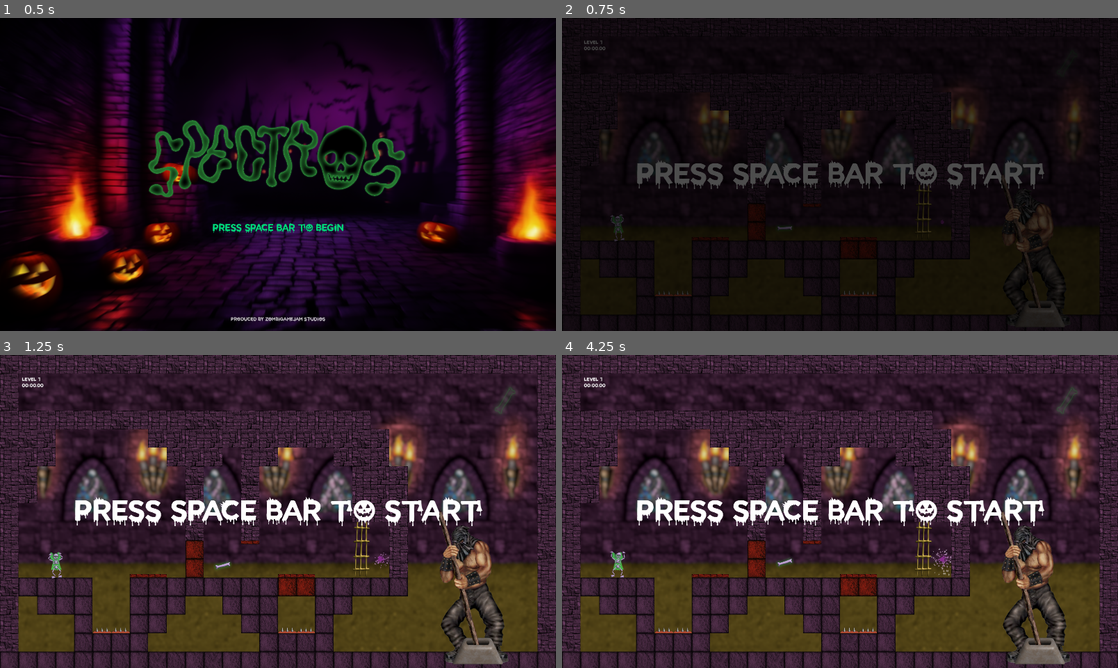
Above: before the commit, frames 1-4 (two rows, left to right).
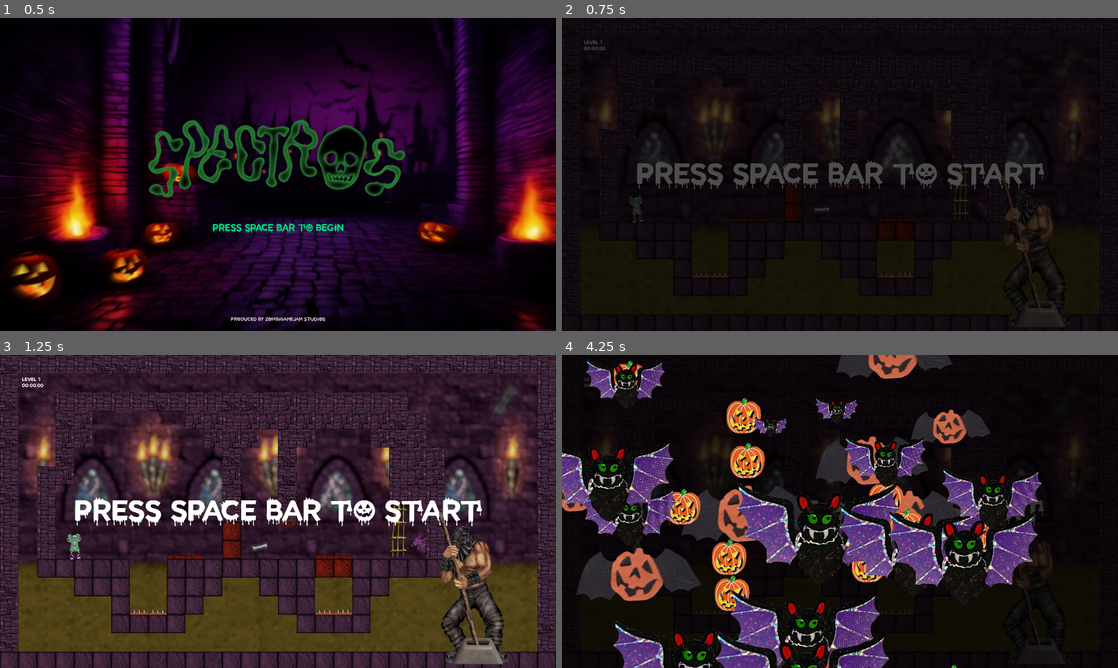
Above: after the commit, the same moments.

Repository: Drew-Wagner/Spectros
Game: Godot game, scene res://scenes/main_menu.tscn
Same seed, same stepped clock (60 frames per second), same inputs: the game is played once before the commit and once after it.
Inputs:
- Up to frame 1 (0.5 s): no input
- Up to frame 2 (0.75 s): click "PRESS SPACE BAR TO BEGIN" at 0.5 s
- Up to frame 3 (1.25 s): no input
- Up to frame 4 (4.25 s): tap Space (toggle) at 1.25, 1.35, 2.1, 2.85, 3.6 s

Frame 1 is identical in both runs. In frame 2, 1.6% of the frame differs, in the area x 3-80%, y 14-95%; in frame 3, 23%; in frame 4, 89%, in the area x 0-100%, y 0-100%.

Commit message:
Safe zones are now drawn in the editor!!
Also, renamed doors to 'Door' instead of 'PlatformX'

Diff:
--- a/project.godot
+++ b/project.godot
@@ -28,6 +28,10 @@
 window/stretch/mode="viewport"
 window/stretch/aspect="expand"
 
+[filesystem]
+
+import/blender/enabled=false
+
 [gui]
 
 theme/custom="res://halloween.tres"
--- a/scenes/elements/exit-door.tscn
+++ b/scenes/elements/exit-door.tscn
@@ -5,10 +5,10 @@
 [ext_resource type="Texture2D" uid="uid://bc1v0jnp7notl" path="res://materials/porte.png" id="3_imo73"]
 [ext_resource type="AudioStream" uid="uid://dmgbrbkd4wid2" path="res://sounds/LEVIER_GJ_FOL_Harrow_Open.wav" id="4_1t085"]
 
-[sub_resource type="RectangleShape2D" id="RectangleShape2D_2ws20"]
+[sub_resource type="RectangleShape2D" id="RectangleShape2D_th53p"]
 size = Vector2(65, 193)
 
-[node name="Platform" groups=["all_bones_collected_listeners"] instance=ExtResource("1_ydgs7")]
+[node name="Door" groups=["all_bones_collected_listeners"] instance=ExtResource("1_ydgs7")]
 script = ExtResource("2_66h2x")
 is_autonomous = false
 width = 1
--- a/scenes/levels/Level1.tscn
+++ b/scenes/levels/Level1.tscn
@@ -13,30 +13,21 @@
 [sub_resource type="RectangleShape2D" id="RectangleShape2D_emyvp"]
 size = Vector2(1792, 1024)
 
-[sub_resource type="RectangleShape2D" id="RectangleShape2D_wx1p3"]
-size = Vector2(384, 512)
-
 [node name="Level" type="Node2D"]
-position = Vector2(896, 512)
 script = ExtResource("1_n2mvg")
 
 [node name="LevelArea" type="Area2D" parent="."]
+visible = false
+position = Vector2(960, 576)
 
 [node name="CollisionShape2D" type="CollisionShape2D" parent="LevelArea"]
 shape = SubResource("RectangleShape2D_emyvp")
 debug_color = Color(0, 0.647059, 0.760784, 0.419608)
 
-[node name="BourreauArea" type="Area2D" parent="."]
-position = Vector2(704, 256)
-
-[node name="CollisionShape2D" type="CollisionShape2D" parent="BourreauArea"]
-shape = SubResource("RectangleShape2D_wx1p3")
-debug_color = Color(0.941176, 0, 0, 0.419608)
-
 [node name="DynamicEnvironment" type="Node" parent="."]
 
 [node name="StaticEnvironment" type="TileMap" parent="."]
-position = Vector2(-128, 0)
+position = Vector2(896, 448)
 tile_set = ExtResource("2_noqvc")
 format = 2
 layer_0/z_index = 1
@@ -45,43 +36,33 @@
 [node name="Hazards" type="Node" parent="."]
 
 [node name="Spikes" parent="Hazards" instance=ExtResource("3_uppur")]
-position = Vector2(352, 928)
+position = Vector2(480, 864)
 
 [node name="Spikes2" parent="Hazards" instance=ExtResource("3_uppur")]
-position = Vector2(416, 928)
+position = Vector2(544, 864)
 
 [node name="Spikes3" parent="Hazards" instance=ExtResource("3_uppur")]
-position = Vector2(992, 928)
+position = Vector2(1120, 864)
 
 [node name="Spikes4" parent="Hazards" instance=ExtResource("3_uppur")]
-position = Vector2(1056, 928)
+position = Vector2(1184, 864)
 
 [node name="Bones" type="Node" parent="."]
 
 [node name="Bone" parent="Bones" instance=ExtResource("3_rw3hl")]
-position = Vector2(768, 720)
+position = Vector2(896, 656)
 
 [node name="Enemies" type="Node" parent="."]
 
 [node name="SpawnPoint" type="Marker2D" parent="."]
 unique_name_in_owner = true
-position = Vector2(-704, 256)
-
-[node name="Interactables" type="Node" parent="."]
-
-[node name="Node" type="Node" parent="Interactables"]
-
-[node name="Node2" type="Node" parent="Interactables"]
-
-[node name="Node3" type="Node" parent="Interactables"]
-
-[node name="Node4" type="Node" parent="Interactables"]
+position = Vector2(256, 704)
 
 [node name="FinishArea" parent="." instance=ExtResource("7_2r3bn")]
-position = Vector2(416, 192)
+position = Vector2(1440, 640)
 
 [node name="Platform" parent="." instance=ExtResource("8_tl78t")]
-position = Vector2(-384, 288)
+position = Vector2(640, 736)
 is_autonomous = false
 is_toggleable = true
 waypoints = Array[Vector2]([Vector2(0, 0), Vector2(-2, 0)])
@@ -89,7 +70,7 @@
 top_texture = ExtResource("10_73wi0")
 
 [node name="Platform4" parent="." instance=ExtResource("8_tl78t")]
-position = Vector2(128, 288)
+position = Vector2(1152, 736)
 is_autonomous = false
 is_toggleable = true
 waypoints = Array[Vector2]([Vector2(0, 0), Vector2(2, 0)])
@@ -97,7 +78,7 @@
 top_texture = ExtResource("10_73wi0")
 
 [node name="Platform2" parent="." instance=ExtResource("8_tl78t")]
-position = Vector2(-224, 192)
+position = Vector2(800, 640)
 is_autonomous = false
 is_toggleable = true
 width = 1
@@ -107,7 +88,7 @@
 bottom_texture = ExtResource("10_73wi0")
 
 [node name="Platform3" parent="." instance=ExtResource("8_tl78t")]
-position = Vector2(-32, 64)
+position = Vector2(992, 512)
 is_autonomous = false
 is_toggleable = true
 width = 1
@@ -116,7 +97,7 @@
 texture = ExtResource("9_74amt")
 bottom_texture = ExtResource("10_73wi0")
 
-[node name="Platform5" parent="." instance=ExtResource("9_a1rtt")]
-position = Vector2(352, 160)
+[node name="Door" parent="." instance=ExtResource("9_a1rtt")]
+position = Vector2(1376, 608)
 
 [connection signal="body_exited" from="LevelArea" to="." method="_on_level_area_body_exited"]
--- a/scenes/levels/Level2.tscn
+++ b/scenes/levels/Level2.tscn
@@ -14,29 +14,21 @@
 [sub_resource type="RectangleShape2D" id="RectangleShape2D_emyvp"]
 size = Vector2(1792, 1024)
 
-[sub_resource type="RectangleShape2D" id="RectangleShape2D_wx1p3"]
-size = Vector2(384, 512)
-
 [node name="Level" type="Node2D"]
-position = Vector2(896, 512)
 script = ExtResource("1_ofp7a")
 
 [node name="LevelArea" type="Area2D" parent="."]
+visible = false
+position = Vector2(960, 576)
 
 [node name="CollisionShape2D" type="CollisionShape2D" parent="LevelArea"]
 shape = SubResource("RectangleShape2D_emyvp")
 debug_color = Color(0, 0.647059, 0.760784, 0.419608)
 
-[node name="BourreauArea" type="Area2D" parent="."]
-position = Vector2(704, 256)
-
-[node name="CollisionShape2D" type="CollisionShape2D" parent="BourreauArea"]
-shape = SubResource("RectangleShape2D_wx1p3")
-debug_color = Color(0.941176, 0, 0, 0.419608)
-
 [node name="DynamicEnvironment" type="Node" parent="."]
 
 [node name="StaticEnvironment" type="TileMap" parent="."]
+position = Vector2(896, 512)
 tile_set = ExtResource("2_icp6s")
 format = 2
 layer_0/z_index = 1
@@ -51,10 +43,10 @@
 
 [node name="SpawnPoint" type="Marker2D" parent="."]
 unique_name_in_owner = true
-position = Vector2(-672, 256)
+position = Vector2(224, 768)
 
 [node name="EnemyBat" parent="." instance=ExtResource("4_uwm6b")]
-position = Vector2(352, 216)
+position = Vector2(1280, 728)
 moveSpeed = 150.0
 
 [node name="Interactables" type="Node" parent="."]
@@ -116,9 +108,9 @@
 position = Vector2(800, 928)
 
 [node name="FinishArea" parent="." instance=ExtResource("8_oiy8w")]
-position = Vector2(-800, 192)
+position = Vector2(96, 704)
 
-[node name="Platform" parent="." instance=ExtResource("10_yotup")]
-position = Vector2(-736, 160)
+[node name="Door" parent="." instance=ExtResource("10_yotup")]
+position = Vector2(160, 672)
 
 [connection signal="body_exited" from="LevelArea" to="." method="_on_level_area_body_exited"]
--- a/scenes/levels/Level3.tscn
+++ b/scenes/levels/Level3.tscn
@@ -18,29 +18,21 @@
 [sub_resource type="RectangleShape2D" id="RectangleShape2D_emyvp"]
 size = Vector2(1792, 1024)
 
-[sub_resource type="RectangleShape2D" id="RectangleShape2D_wx1p3"]
-size = Vector2(384, 512)
-
 [node name="Level" type="Node2D"]
-position = Vector2(896, 512)
 script = ExtResource("1_p1cje")
 
 [node name="LevelArea" type="Area2D" parent="."]
+visible = false
+position = Vector2(960, 576)
 
 [node name="CollisionShape2D" type="CollisionShape2D" parent="LevelArea"]
 shape = SubResource("RectangleShape2D_emyvp")
 debug_color = Color(0, 0.647059, 0.760784, 0.419608)
 
-[node name="BourreauArea" type="Area2D" parent="."]
-position = Vector2(704, 256)
-
-[node name="CollisionShape2D" type="CollisionShape2D" parent="BourreauArea"]
-shape = SubResource("RectangleShape2D_wx1p3")
-debug_color = Color(0.941176, 0, 0, 0.419608)
-
 [node name="DynamicEnvironment" type="Node" parent="."]
 
 [node name="StaticEnvironment" type="TileMap" parent="."]
+position = Vector2(896, 512)
 tile_set = ExtResource("2_qaaas")
 format = 2
 layer_0/z_index = 1
@@ -49,18 +41,18 @@
 [node name="Bones" type="Node" parent="."]
 
 [node name="Bone" parent="Bones" instance=ExtResource("3_4mf6x")]
-position = Vector2(608, 344)
+position = Vector2(608, 336)
 
 [node name="Bone2" parent="Bones" instance=ExtResource("3_4mf6x")]
-position = Vector2(1056, 288)
+position = Vector2(1056, 272)
 
 [node name="Bone3" parent="Bones" instance=ExtResource("3_4mf6x")]
-position = Vector2(1440, 416)
+position = Vector2(1440, 400)
 
 [node name="Enemies" type="Node" parent="."]
 
 [node name="EnemyBat" parent="Enemies" instance=ExtResource("4_jtrpp")]
-position = Vector2(208, 344)
+position = Vector2(224, 344)
 
 [node name="EnemySpider" parent="Enemies" instance=ExtResource("3_bylox")]
 position = Vector2(928, 160)
@@ -127,24 +119,21 @@
 top_texture = ExtResource("11_dr7lh")
 
 [node name="StasisField" parent="." instance=ExtResource("6_h0qxl")]
-position = Vector2(224, -288)
+position = Vector2(1120, 224)
 rotation = -3.14159
 
 [node name="SpawnPoint" type="Marker2D" parent="."]
 unique_name_in_owner = true
-position = Vector2(-416, -64)
+position = Vector2(480, 448)
 
 [node name="FinishArea" parent="." instance=ExtResource("12_ju5uy")]
-position = Vector2(864, -128)
+position = Vector2(1696, 392)
 
-[node name="Platform" parent="." instance=ExtResource("15_mpol2")]
-position = Vector2(800, -160)
-
-[node name="Spikes" parent="." instance=ExtResource("5_3yoxd")]
-position = Vector2(288, -64)
+[node name="Door" parent="." instance=ExtResource("15_mpol2")]
+position = Vector2(1632, 352)
 
 [node name="Spikes2" parent="." instance=ExtResource("5_3yoxd")]
-position = Vector2(288, -96)
+position = Vector2(1184, 416)
 is_player_toggleable = true
 is_on = false
 
--- a/scenes/levels/Level4.tscn
+++ b/scenes/levels/Level4.tscn
@@ -17,29 +17,19 @@
 [sub_resource type="RectangleShape2D" id="RectangleShape2D_emyvp"]
 size = Vector2(1792, 1024)
 
-[sub_resource type="RectangleShape2D" id="RectangleShape2D_8ge5x"]
-size = Vector2(384, 512)
-
 [node name="Level" type="Node2D"]
-position = Vector2(896, 512)
 script = ExtResource("1_g1cww")
 
 [node name="LevelArea" type="Area2D" parent="."]
+visible = false
+position = Vector2(960, 576)
 
 [node name="CollisionShape2D" type="CollisionShape2D" parent="LevelArea"]
 shape = SubResource("RectangleShape2D_emyvp")
 debug_color = Color(0, 0.760784, 0.890196, 0.419608)
 
-[node name="BourreauArea" type="Area2D" parent="."]
-position = Vector2(704, 256)
-collision_layer = 0
-collision_mask = 0
-
-[node name="CollisionShape2D" type="CollisionShape2D" parent="BourreauArea"]
-shape = SubResource("RectangleShape2D_8ge5x")
-debug_color = Color(0.941176, 0, 0, 0.419608)
-
 [node name="StaticEnvironment" type="TileMap" parent="."]
+position = Vector2(960, 448)
 tile_set = ExtResource("2_uqvsa")
 format = 2
 layer_0/modulate = Color(0.84, 0.5628, 0.77994, 1)
@@ -50,48 +40,48 @@
 
 [node name="Citrouille" type="Sprite2D" parent="Misc"]
 z_index = 2
-position = Vector2(608, 280)
+position = Vector2(672, 216)
 texture = ExtResource("2_0w4ic")
 
 [node name="Bones" type="Node" parent="."]
 
 [node name="Bone" parent="Bones" instance=ExtResource("5_36hil")]
-position = Vector2(544, 480)
+position = Vector2(608, 424)
 
 [node name="Bone2" parent="Bones" instance=ExtResource("5_36hil")]
-position = Vector2(1056, 416)
+position = Vector2(1152, 344)
 
 [node name="Bone3" parent="Bones" instance=ExtResource("5_36hil")]
-position = Vector2(1248, 224)
+position = Vector2(1312, 152)
 
 [node name="Bone4" parent="Bones" instance=ExtResource("5_36hil")]
-position = Vector2(160, 992)
+position = Vector2(256, 920)
 
 [node name="Enemies" type="Node" parent="."]
 
 [node name="EnemySpider" parent="Enemies" instance=ExtResource("4_ffgve")]
-position = Vector2(672, 480)
+position = Vector2(736, 416)
 descend_wait_time = 1.25
 
 [node name="Spikes" parent="Enemies" instance=ExtResource("4_uyd1a")]
-position = Vector2(1632, 416)
+position = Vector2(1440, 352)
 
 [node name="EnemyBat" parent="Enemies" instance=ExtResource("8_obauu")]
-position = Vector2(736, 984)
+position = Vector2(1360, 920)
 moveSpeed = 128.0
 
 [node name="TimedSpiders" type="Node" parent="Enemies"]
 
 [node name="EnemySpider2" parent="Enemies/TimedSpiders" instance=ExtResource("4_ffgve")]
-position = Vector2(1120, 736)
+position = Vector2(1248, 672)
 descend_wait_time = -1.0
 
 [node name="EnemySpider3" parent="Enemies/TimedSpiders" instance=ExtResource("4_ffgve")]
-position = Vector2(1056, 736)
+position = Vector2(1184, 672)
 descend_wait_time = -1.0
 
 [node name="EnemySpider4" parent="Enemies/TimedSpiders" instance=ExtResource("4_ffgve")]
-position = Vector2(992, 736)
+position = Vector2(1120, 672)
 descend_wait_time = -1.0
 
 [node name="MainSpidersTimer" type="Timer" parent="Enemies/TimedSpiders"]
@@ -106,19 +96,24 @@
 wait_time = 0.25
 one_shot = true
 
+[node name="Spikes2" parent="Enemies" instance=ExtResource("4_uyd1a")]
+position = Vector2(1440, 352)
+is_player_toggleable = true
+is_on = false
+
 [node name="SpawnPoint" type="Marker2D" parent="."]
 unique_name_in_owner = true
-position = Vector2(-704, -256)
+position = Vector2(232, 192)
 
 [node name="DynamicEnvironment" type="Node" parent="."]
 
 [node name="StasisField" parent="DynamicEnvironment" instance=ExtResource("7_jn4cx")]
-position = Vector2(544, 480)
+position = Vector2(608, 416)
 rotation = 3.14159
 stasis_range = 3.0
 
 [node name="Platform" parent="DynamicEnvironment" instance=ExtResource("12_hox0a")]
-position = Vector2(320, 288)
+position = Vector2(384, 224)
 is_autonomous = false
 is_toggleable = true
 waypoints = Array[Vector2]([Vector2(0, 0), Vector2(2, 0)])
@@ -126,7 +121,7 @@
 top_texture = ExtResource("14_htp2h")
 
 [node name="Platform2" parent="DynamicEnvironment" instance=ExtResource("12_hox0a")]
-position = Vector2(736, 1056)
+position = Vector2(800, 992)
 is_autonomous = false
 is_toggleable = true
 width = 3
@@ -135,7 +130,7 @@
 top_texture = ExtResource("14_htp2h")
 
 [node name="Platform3" parent="DynamicEnvironment" instance=ExtResource("12_hox0a")]
-position = Vector2(1280, 928)
+position = Vector2(1344, 864)
 is_autonomous = false
 is_toggleable = true
 waypoints = Array[Vector2]([Vector2(0, 0), Vector2(0, -7)])
@@ -143,7 +138,7 @@
 top_texture = ExtResource("14_htp2h")
 
 [node name="Platform4" parent="DynamicEnvironment" instance=ExtResource("12_hox0a")]
-position = Vector2(1696, 416)
+position = Vector2(1760, 352)
 is_autonomous = false
 is_toggleable = true
 width = 1
@@ -152,7 +147,7 @@
 left_texture = ExtResource("14_htp2h")
 
 [node name="Platform5" parent="DynamicEnvironment" instance=ExtResource("12_hox0a")]
-position = Vector2(896, 672)
+position = Vector2(960, 608)
 is_autonomous = false
 is_toggleable = true
 waypoints = Array[Vector2]([Vector2(0, 0), Vector2(0, -6)])
@@ -160,7 +155,7 @@
 top_texture = ExtResource("14_htp2h")
 
 [node name="Platform6" parent="DynamicEnvironment" instance=ExtResource("12_hox0a")]
-position = Vector2(384, 928)
+position = Vector2(448, 864)
 is_autonomous = false
 is_toggleable = true
 height = 3
@@ -169,46 +164,44 @@
 top_texture = ExtResource("14_htp2h")
 
 [node name="FinishArea" parent="." instance=ExtResource("12_yejf2")]
-position = Vector2(-800, 256)
+position = Vector2(160, 707)
 
 [node name="Door" parent="." instance=ExtResource("14_kw0kn")]
-position = Vector2(-736, 221)
+position = Vector2(224, 672)
 
 [node name="Spikes" parent="." instance=ExtResource("4_uyd1a")]
-position = Vector2(-608, 96)
+position = Vector2(352, 544)
 is_player_toggleable = true
 is_on = false
 
 [node name="Spikes2" parent="." instance=ExtResource("4_uyd1a")]
-position = Vector2(-544, 96)
+position = Vector2(416, 544)
 is_player_toggleable = true
 is_on = false
 
 [node name="Spikes3" parent="." instance=ExtResource("4_uyd1a")]
-position = Vector2(-160, 96)
+position = Vector2(800, 544)
 is_player_toggleable = true
 is_on = false
 
 [node name="Spikes4" parent="." instance=ExtResource("4_uyd1a")]
-position = Vector2(160, -288)
+position = Vector2(1120, 160)
 is_player_toggleable = true
 
 [node name="Spikes5" parent="." instance=ExtResource("4_uyd1a")]
-position = Vector2(416, -288)
+position = Vector2(1376, 160)
 is_player_toggleable = true
 
 [node name="Spikes6" parent="." instance=ExtResource("4_uyd1a")]
-position = Vector2(544, -288)
+position = Vector2(1504, 160)
 is_player_toggleable = true
 is_on = false
 
 [node name="Spikes8" parent="." instance=ExtResource("4_uyd1a")]
-position = Vector2(480, -96)
-is_player_toggleable = true
-is_on = false
+position = Vector2(1696, 352)
 
 [node name="Spikes7" parent="." instance=ExtResource("4_uyd1a")]
-position = Vector2(288, -288)
+position = Vector2(1248, 160)
 is_player_toggleable = true
 is_on = false
 
--- a/scenes/levels/template.tscn
+++ b/scenes/levels/template.tscn
@@ -9,30 +9,20 @@
 [sub_resource type="RectangleShape2D" id="RectangleShape2D_emyvp"]
 size = Vector2(1792, 1024)
 
-[sub_resource type="RectangleShape2D" id="RectangleShape2D_wx1p3"]
-size = Vector2(384, 512)
-
 [node name="Level" type="Node2D"]
-position = Vector2(896, 512)
 script = ExtResource("1_ng8v4")
 
 [node name="LevelArea" type="Area2D" parent="."]
+visible = false
 
 [node name="CollisionShape2D" type="CollisionShape2D" parent="LevelArea"]
 shape = SubResource("RectangleShape2D_emyvp")
 debug_color = Color(0, 0.647059, 0.760784, 0.419608)
 
-[node name="BourreauArea" type="Area2D" parent="."]
-position = Vector2(704, 256)
-
-[node name="CollisionShape2D" type="CollisionShape2D" parent="BourreauArea"]
-shape = SubResource("RectangleShape2D_wx1p3")
-debug_color = Color(0.941176, 0, 0, 0.419608)
-
 [node name="DynamicEnvironment" type="Node" parent="."]
 
 [node name="StaticEnvironment" type="TileMap" parent="."]
-position = Vector2(0, -1)
+position = Vector2(896, 512)
 tile_set = ExtResource("1_u4pm0")
 format = 2
 layer_0/z_index = 1
@@ -53,12 +43,12 @@
 
 [node name="SpawnPoint" type="Marker2D" parent="."]
 unique_name_in_owner = true
-position = Vector2(-256, -320)
+position = Vector2(640, 448)
 
 [node name="FinishArea" parent="." instance=ExtResource("4_gi0lq")]
-position = Vector2(416, -96)
+position = Vector2(1304, 408)
 
 [node name="Door" parent="." instance=ExtResource("5_qe8io")]
-position = Vector2(352, -128)
+position = Vector2(1248, 352)
 
 [connection signal="body_exited" from="LevelArea" to="." method="_on_level_area_body_exited"]
--- a/scripts/base_level.gd
+++ b/scripts/base_level.gd
@@ -1,3 +1,4 @@
+@tool
 class_name BaseLevel
 extends Node2D
 
@@ -21,7 +22,7 @@
 	var bones = get_tree().get_nodes_in_group("bones")
 	var n_bones = 0
 	for bone in bones:
-		if bone is Collectible:
+		if bone is Collectible and not Engine.is_editor_hint():
 			n_bones += 1
 			bone.collected.connect(_on_bone_collected)
 			bone.move_bone_to_collection_event.connect(_move_bone_to_collection)
@@ -70,3 +71,9 @@
 func _connect_finish_area():
 	var finish_area = get_tree().get_first_node_in_group("finish_area") as Area2D
 	finish_area.body_entered.connect(_on_finish_area_body_entered)
+
+
+func _draw():
+	if Engine.is_editor_hint():
+		draw_rect(Rect2(Vector2(64, 64),Vector2(1792, 960)), Color.RED, false, 2.0)
+		draw_rect(Rect2(Vector2(1408, 576),Vector2(320, 448)), Color.HOT_PINK, false, 2.0)
--- a/scripts/components/toggleable.gd
+++ b/scripts/components/toggleable.gd
@@ -37,7 +37,7 @@
 		is_on = value
 
 func _ready():
-	if is_player_toggleable:
+	if is_player_toggleable and not Engine.is_editor_hint():
 		OnOff.toggle.connect(toggle)
 
 
--- a/scripts/elements/spikes.gd
+++ b/scripts/elements/spikes.gd
@@ -7,6 +7,7 @@
 		if not is_node_ready():
 			await ready
 		_toggle.is_player_toggleable = is_player_toggleable
+		queue_redraw()
 @export var is_on: bool = true:
 	set(value):
 		is_on = value
@@ -36,6 +37,6 @@
 func _draw():
 	if Engine.is_editor_hint() and is_player_toggleable:
 		_systemFont.font_names = ["monospace"]
-		draw_string(_systemFont, 32 * Vector2.LEFT, "↕", HORIZONTAL_ALIGNMENT_CENTER, 64, 32)
+		draw_string(_systemFont, 32 * Vector2.LEFT, "tog", HORIZONTAL_ALIGNMENT_CENTER, 64, 32)
 
 static var _systemFont: SystemFont = SystemFont.new()
Not shown: 1 places in scenes/elements/exit-door.tscn that only renumber resources
Not shown: 1 places in scenes/levels/Level1.tscn that only renumber resources
Not shown: 1 places in scenes/levels/Level2.tscn that only renumber resources
Not shown: 1 places in scenes/levels/Level3.tscn that only renumber resources
Not shown: 1 places in scenes/levels/Level4.tscn that only renumber resources
Not shown: 1 places in scenes/levels/template.tscn that only renumber resources
